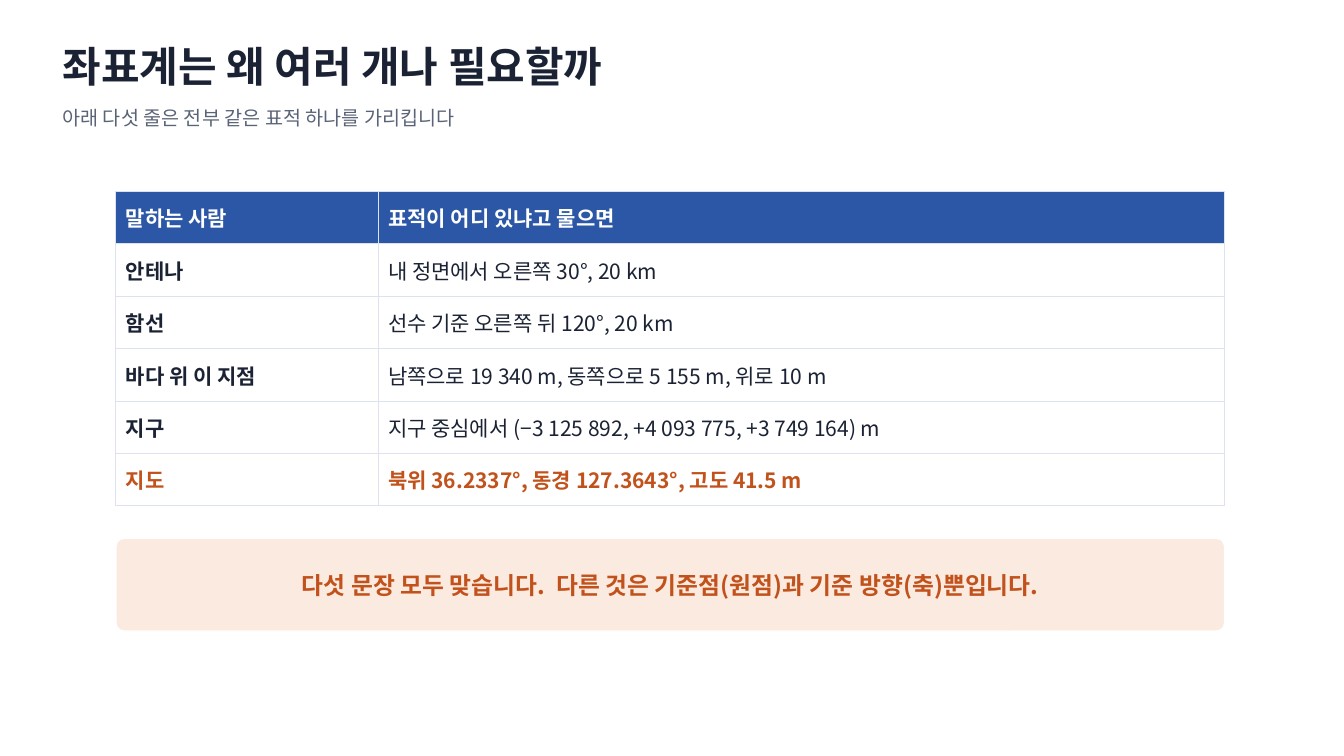
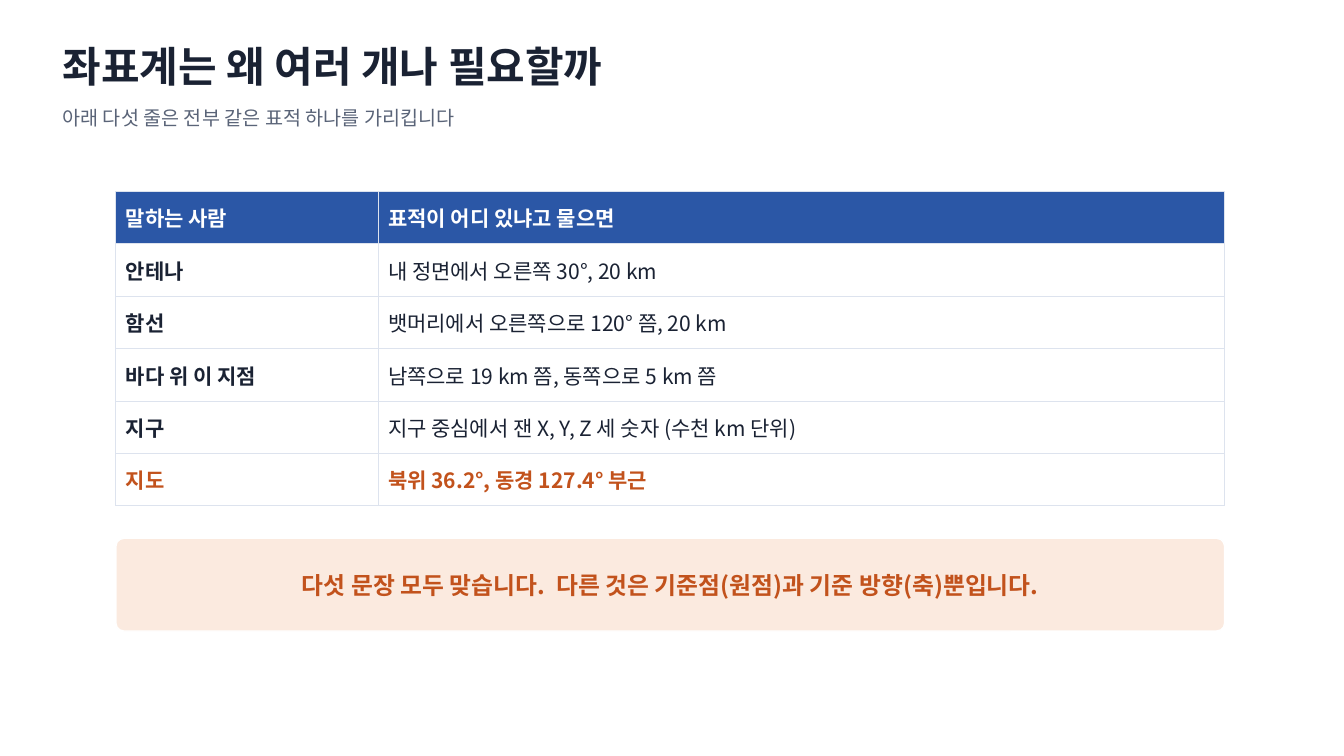
Before and after one commit to harley-hwan/IpcProc, a slide deck: slide 4 of Part2_CoordFrames/ref/산출물/Chapter2_coordinate_systems.pptx. Drawn at 1344x756 pixels with LibreOffice and Linux fonts; fonts in the diff are those of the drawing. Boxes give left, top, right and bottom in pixels: in the first picture for what was removed or moved away, otherwise in the second. Text is boxed around its words. In the diff, an @@ line names an element or a change of style, - is before the commit and + after.

```diff
--- a/Part2_CoordFrames/ref/산출물/Chapter2_coordinate_systems.pptx
+++ b/Part2_CoordFrames/ref/산출물/Chapter2_coordinate_systems.pptx
@@ table at <box>116,192,1225,496</box> @@
-row 3, column 2: 선수 기준 오른쪽 뒤 120°, 20 km
+row 3, column 2: 뱃머리에서 오른쪽으로 120° 쯤, 20 km
-row 4, column 2: 남쪽으로 19 340 m, 동쪽으로 5 155 m, 위로 10 m
+row 4, column 2: 남쪽으로 19 km 쯤, 동쪽으로 5 km 쯤
-row 5, column 2: 지구 중심에서 (−3 125 892, +4 093 775, +3 749 164) m
+row 5, column 2: 지구 중심에서 잰 X, Y, Z 세 숫자 (수천 km 단위)
-row 6, column 2: 북위 36.2337°, 동경 127.3643°, 고도 41.5 m
+row 6, column 2: 북위 36.2°, 동경 127.4° 부근
```
Also in this commit, not shown: 5 other slides changed, 9 other files.
